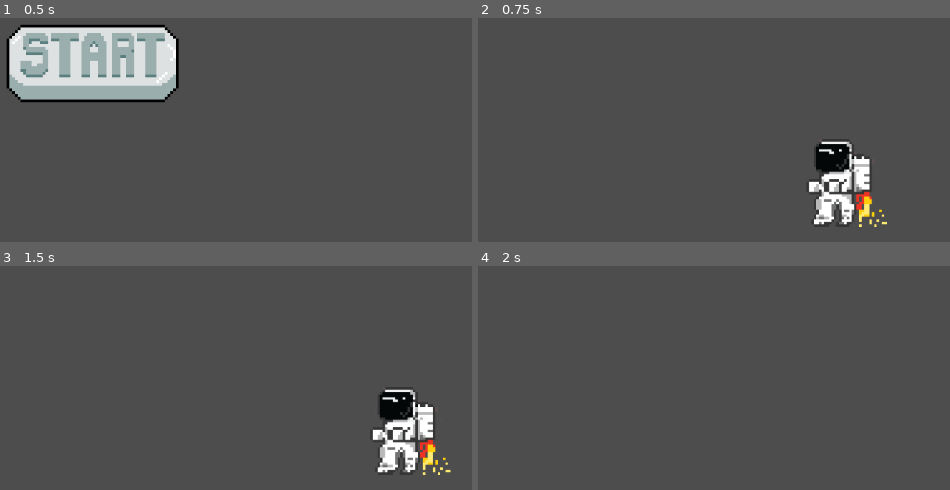
Above: before the commit, frames 1-4 (two rows, left to right).
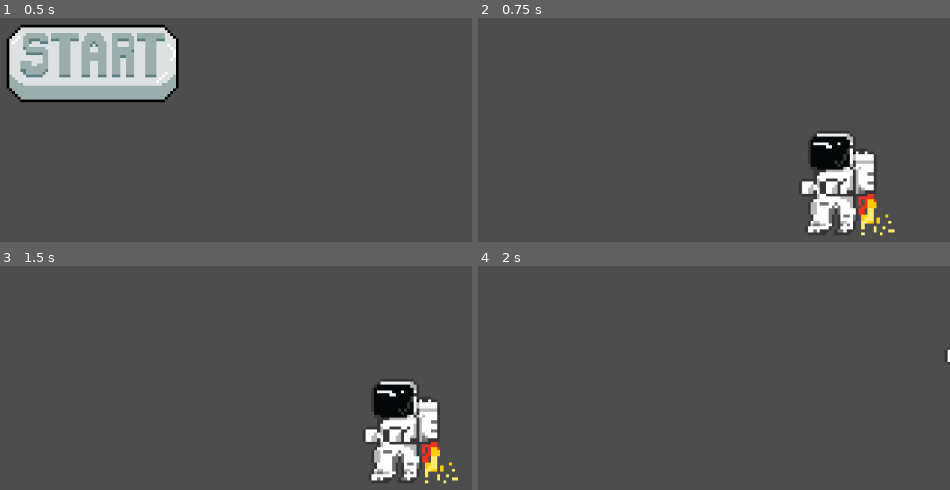
Above: after the commit, the same moments.

Repository: KTools2202/StarJump
Game: Godot game, scene res://scenes/start_button.tscn
The game is run twice, just before and just after one commit, with the same random seed, the same clock (stepped at 60 frames per second) and the same inputs.
Inputs (mouse positions are in pixels of both pictures, inside the frame that each line leads up to):
- Up to frame 1 (0.5 s): no input
- Up to frame 2 (0.75 s): click (572, 62) at 0.5 s
- Up to frame 3 (1.5 s): tap Enter at 1.25 s; hold Right (ui_right) from 1.28 s (still down)
- Up to frame 4 (2 s): keep holding Right (ui_right); tap Up (ui_up) at 1.52 s

Frame 1 is identical in both runs. In frame 2, 3.7% of the frame differs, in the area x 68-89%, y 50-98%; in frame 3, 3.6%; in frame 4, less than 0.1%.

Commit message:
fix: player sprites and other fun stuff

Diff:
--- a/scenes/stages/stage1.tscn
+++ b/scenes/stages/stage1.tscn
@@ -1,7 +1,7 @@
 [gd_scene load_steps=16 format=3 uid="uid://dgdhq7qt34stf"]
 
 [ext_resource type="Script" path="res://scripts/Player.gd" id="1_4dh24"]
-[ext_resource type="Texture2D" uid="uid://dlynbhoi58b3e" path="res://sprites/Astronaut Sprite 1.png" id="2_gthq2"]
+[ext_resource type="Texture2D" uid="uid://dhgvwxivav0sa" path="res://sprites/Astronaut Sprite 1 fire.png" id="2_7ny1k"]
 [ext_resource type="Script" path="res://scripts/Stage1/Clue1.gd" id="3_rns28"]
 [ext_resource type="Script" path="res://scripts/Stage1/Clue2.gd" id="4_pv2ro"]
 [ext_resource type="Script" path="res://scripts/Stage1/Clue3.gd" id="5_2j6ve"]
@@ -10,7 +10,7 @@
 [ext_resource type="Script" path="res://scripts/Stage1/AnswerGUI.gd" id="8_yubbe"]
 
 [sub_resource type="RectangleShape2D" id="RectangleShape2D_3myi4"]
-size = Vector2(116, 127)
+size = Vector2(138, 151)
 
 [sub_resource type="CircleShape2D" id="CircleShape2D_agvig"]
 radius = 31.0
@@ -39,10 +39,10 @@
 position = Vector2(1003, 509.5)
 shape = SubResource("RectangleShape2D_3myi4")
 
-[node name="AstronautSprite1" type="Sprite2D" parent="Player"]
+[node name="Sprite2D" type="Sprite2D" parent="Player"]
 position = Vector2(1003, 509.476)
 scale = Vector2(0.460317, 0.460317)
-texture = ExtResource("2_gthq2")
+texture = ExtResource("2_7ny1k")
 
 [node name="Clue1" type="Area2D" parent="."]
 position = Vector2(198, 31)
@@ -119,6 +119,7 @@
 shape = SubResource("RectangleShape2D_wmj16")
 
 [node name="Panel" type="Panel" parent="answer"]
+visible = false
 offset_left = 42.0
 offset_top = -221.0
 offset_right = 1039.0
--- a/scripts/Player.gd
+++ b/scripts/Player.gd
@@ -4,7 +4,9 @@
 #const JUMP_VELOCITY = -400.0
 
 # Get the gravity from the project settings to be synced with RigidBody nodes.
-var gravity = ProjectSettings.get_setting("physics/2d/default_gravity")
+#var gravity = ProjectSettings.get_setting("physics/2d/default_gravity")
+
+@onready var sprite = $Sprite2D
 
 func _physics_process(delta):
 	# Add the gravity (not needed but still here for future reference).
@@ -27,5 +29,4 @@
 	else:
 		velocity.x = move_toward(velocity.x, 0, SPEED * delta)
 
-	# Move and slide with floor normal
 	move_and_slide()
--- a/scripts/Stage1/AnswerGUI.gd
+++ b/scripts/Stage1/AnswerGUI.gd
@@ -35,6 +35,7 @@
 # Hiding text when the player exits the area
 func _on_body_exited(body):
 	if body.is_in_group("player"):
+		panel.visible = false
 		heading.visible_characters = 0
 		middle.visible_characters = 0
 		Ans1.visible = false
